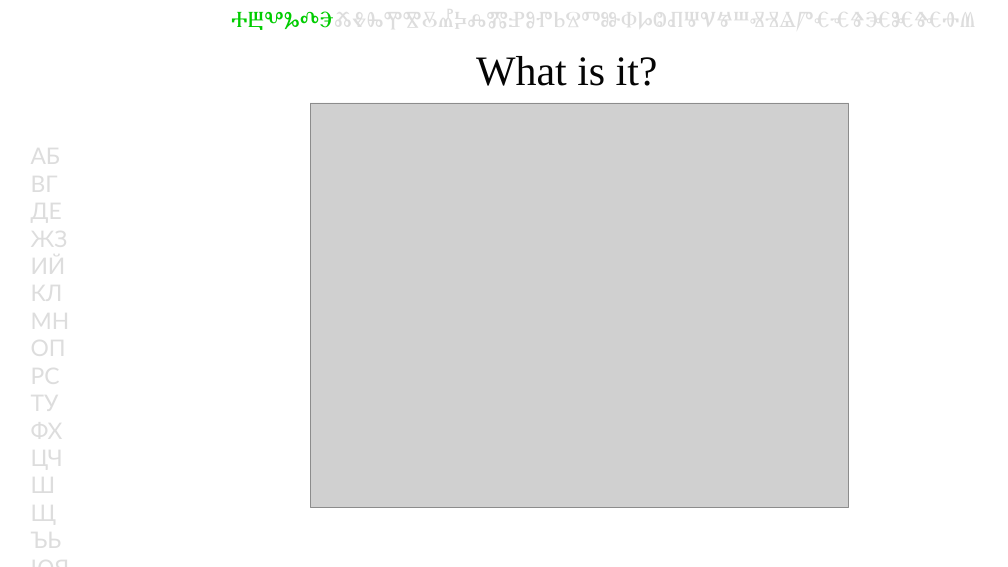
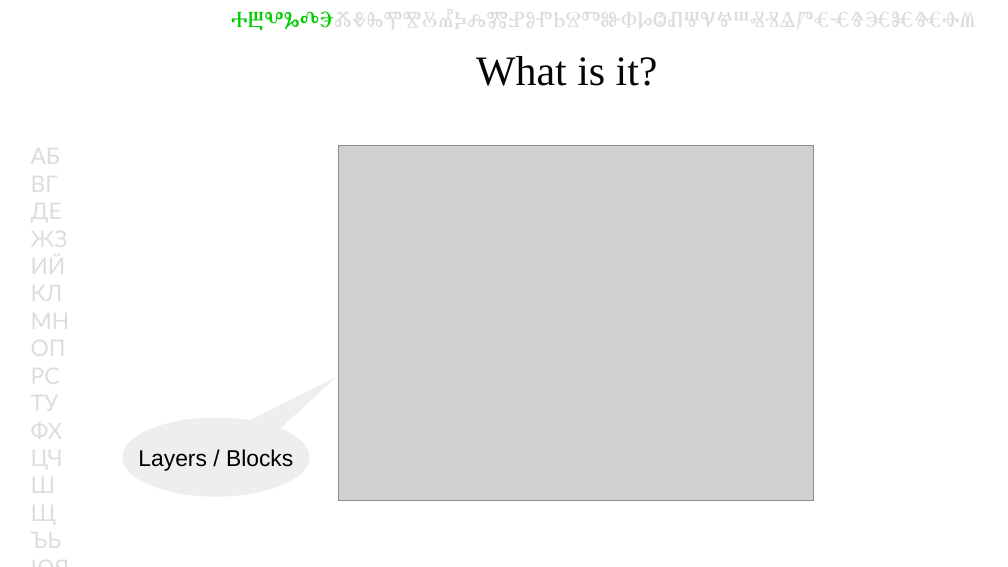
Before and after one commit to kberov/Ado-YAPC-EU-talk, a slide deck: slide 6 of Ado-YAPC-EU-2014.odp (slide 5 before the commit). Drawn at 1008x567 pixels with LibreOffice and Linux fonts; fonts in the diff are those of the drawing; grey boxes stand for pictures; background and template pictures are left out. Boxes give left, top, right and bottom in pixels: in the first picture for what was removed or moved away, otherwise in the second. Text is boxed around its words. In the diff, an @@ line names an element or a change of style, - is before the commit and + after.

```diff
--- a/Ado-YAPC-EU-2014.odp
+++ b/Ado-YAPC-EU-2014.odp
@@ picture: place and size @@
-picture at [310,103,849,508]
+picture at [338,145,813,501]
@@ speech bubble added at [123,418,310,498], fill #EEEEEE, 18 pt, text #000000 @@
+Layers / Blocks
```
Also in this commit, not shown: 10 other slides changed, 6 slides added.
